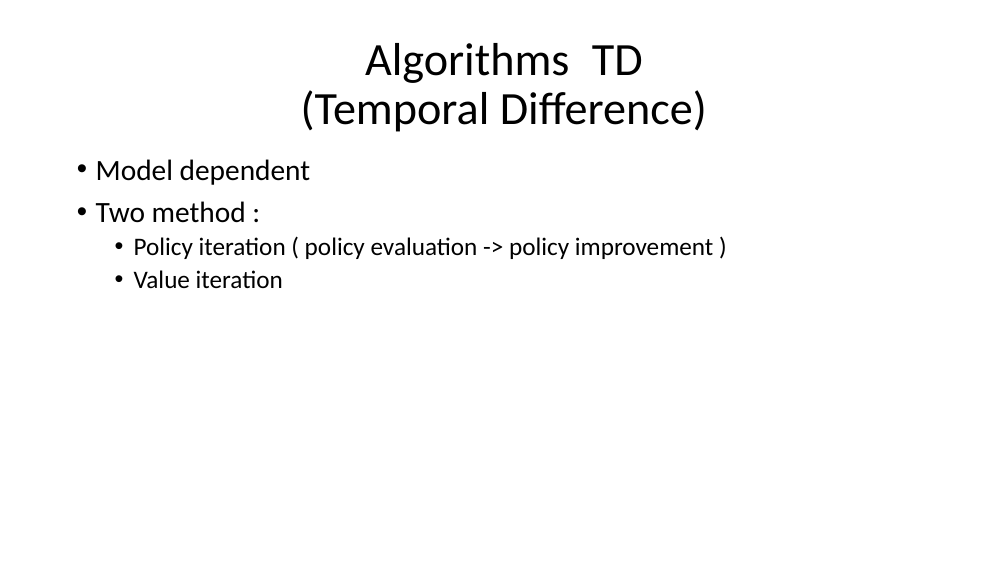
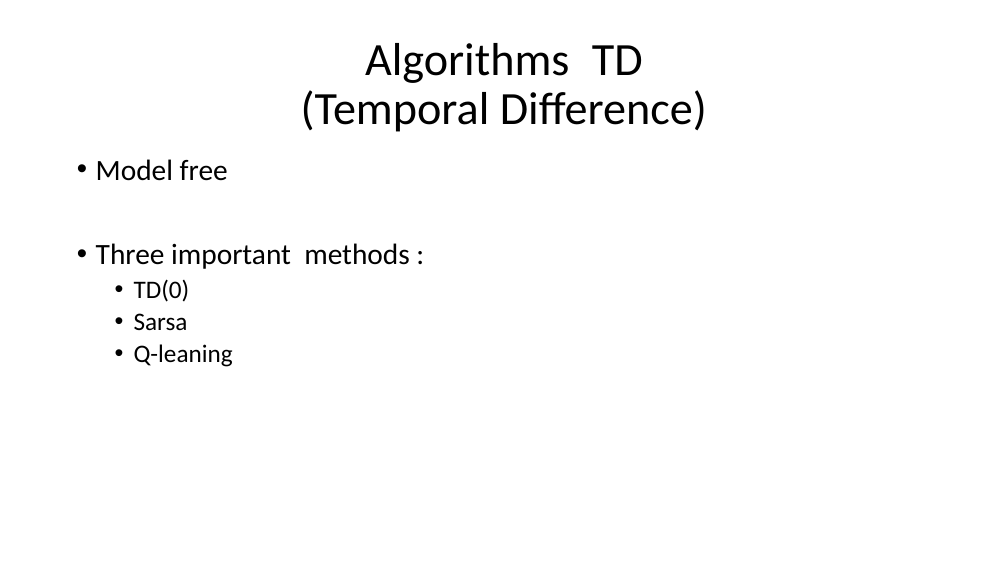
Before and after one commit to xfdywy/RL, a slide deck: slide 26 of FirstSeminar/firstseminar.pptx (slide 19 before the commit). Drawn at 1008x567 pixels with LibreOffice and Linux fonts; fonts in the diff are those of the drawing. Boxes give left, top, right and bottom in pixels: in the first picture for what was removed or moved away, otherwise in the second. Text is boxed around its words. In the diff, an @@ line names an element or a change of style, - is before the commit and + after.

```diff
--- a/FirstSeminar/firstseminar.pptx
+++ b/FirstSeminar/firstseminar.pptx
@@ text at bbox=[96, 159, 410, 367]: text changed; size 24 to 28 pt @@
-• Model dependent
-• Two method :
-  • Policy iteration ( policy evaluation -> policy improvement )
-  • Value iteration
+• Model free
+• Three important methods :
+  • TD(0)
+  • Sarsa
+  • Q-leaning
```
Also in this commit, not shown: 3 other slides changed, 8 slides added.
